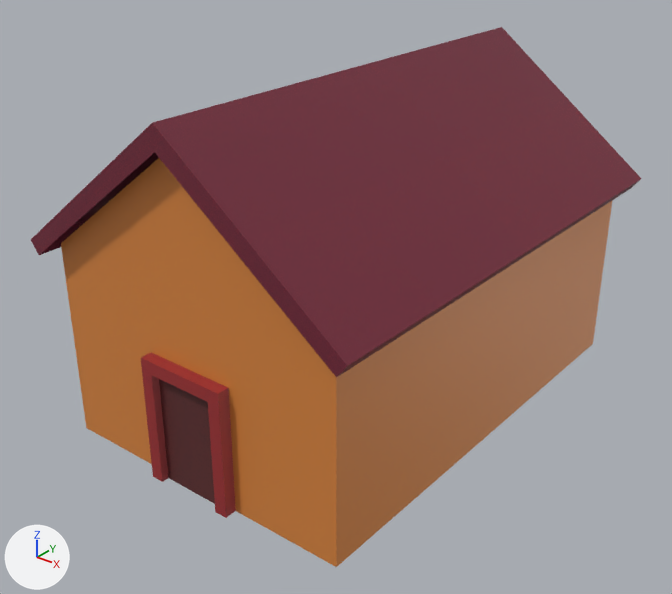
The Blender file objects.blend, before and after one commit.
Both versions are drawn from a 50 mm lens placed at (3.27, -4.35, 2.28), pointed at (-0.02, -0.23, -0.28). Lighting does not change. The marker at lower left points along +X, +Y and +Z.

The first picture shows 'BasicHouse', 'BasicHouseDoor', 'BasicHouseRoof'.
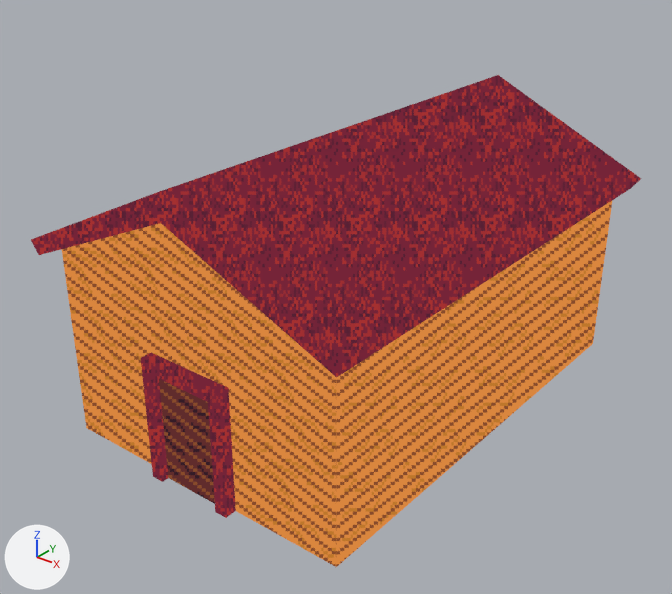
Patch to the scene script:
```diff
--- a/objects.blend.py
+++ b/objects.blend.py
@@ mat_atlas @@
+mat_atlas = bpy.data.materials.new('Atlas')
+# uses the picture img_defaulttexture_png_001
@@ me_cube @@
 # used by ob_basichouse; location = (0.0, 0.0, 0.0)
 # verts and faces of me_cube; kept vertices keep their numbers, new ones are numbered from 10
 # before: 4 (-1.0, 1.5, 0.25), 6 (-1.0, -1.5, 0.25) at pixel (60, 243), 8 (0.0, -1.5, 1.0), 9 (0.0, 1.5, 1.0)
-me_cube.from_pydata(...)  # 10 vertices, 6 faces; spans x -1.0..1.0, y -1.5..1.5, z -1.0..1.0
+me_cube.from_pydata(...)  # 10 vertices, 5 faces; spans x -1.0..1.0, y -1.5..1.5, z -1.0..0.67
+# me_cube part 1
+delete_faces([(4, 6, 8, 9)])
+verts[8] = (0.0, -1.5, 0.67)  # moved
+verts[9] = (0.0, 1.5, 0.67)  # moved
+# me_cube part 2: 5 faces spanning x -1.0..1.0, y -1.5..1.5, z -1.0..0.67 switch from mat_material (picture img_defaulttexture_png_001) to mat_atlas
@@ me_cube_001 @@
 # used by ob_basichouseroof; location = (0.0, 0.0, 0.0)
 # verts and faces of me_cube_001; kept vertices keep their numbers, new ones are numbered from 12
 # before: 0 (1.08, 1.6, 0.19) at pixel (631, 188), 1 (1.08, -1.6, 0.19) at pixel (336, 377), 2 (0.0, -1.6, 1.0) at pixel (154, 152), 3 (0.0, 1.6, 1.0), 6 (0.0, 1.6, 1.14) at pixel (501, 26)
 # before: 7 (0.0, -1.6, 1.14) at pixel (152, 122), 8 (-1.08, 1.6, 0.19), 9 (-1.08, -1.6, 0.19) at pixel (38, 255)
-me_cube_001.from_pydata(...)  # 12 vertices, 9 faces; spans x -1.14..1.14, y -1.6..1.6, z 0.19..1.14
+me_cube_001.from_pydata(...)  # 12 vertices, 10 faces; spans x -1.14..1.14, y -1.6..1.6, z 0.19..0.8
+# me_cube_001 part 3
+delete_faces([(2, 7, 6, 3)])
+verts[2] = (0.0, -1.6, 0.64)  # moved, pixel (160, 223)
+verts[3] = (0.0, 1.6, 0.64)  # moved
+verts[6] = (0.0, 1.6, 0.8)  # moved, pixel (498, 74)
+verts[7] = (0.0, -1.6, 0.8)  # moved, pixel (158, 191)
+faces += [(0, 1, 2, 3), (2, 9, 8, 3)]
+# me_cube_001 part 4: 4 kept faces spanning x -1.14..1.14, y -1.6..1.6, z 0.19..0.8 get new texture (UV) coordinates
+# me_cube_001 part 5: 8 faces spanning x -1.14..1.14, y -1.6..1.6, z 0.19..0.8 switch from mat_material (picture img_defaulttexture_png_001) to mat_atlas
@@ me_cube_002 @@
 me_cube_002.from_pydata(...)  # 16 vertices, 10 faces; spans x -0.295..0.295, y -1.575..-1.5, z -1.0..-0.214
-me_cube_002.materials.append(mat_material)  # picture img_defaulttexture_png_001
+me_cube_002.materials.append(mat_atlas)
```

Location of each change, [x1, y1, x2, y2] in pixels of the pictures (672 x 594 px):
'BasicHouseRoof', reshaped (14% shorter)
    before: [31, 27, 641, 377]
    after: [31, 75, 641, 377]
'BasicHouse', reshaped (10% shorter)
    before: [61, 158, 612, 567]
    after: [62, 201, 612, 567]
'BasicHouseDoor', recoloured
    both: [141, 353, 236, 518]
part 1 of me_cube, cut back
    before: [61, 158, 336, 567]
    after: [62, 223, 336, 567]
part 2 of me_cube, recoloured (brown to orange)
    both: [336, 201, 612, 567]
part 3 of me_cube_001, built on
    before: [31, 123, 347, 377]
    after: [31, 192, 347, 377]
part 4 of me_cube_001, surface changed (brown to red)
    before: [73, 27, 641, 366]
    after: [159, 75, 641, 366]
part 5 of me_cube_001, recoloured (brown to red)
    both: [337, 179, 641, 377]
